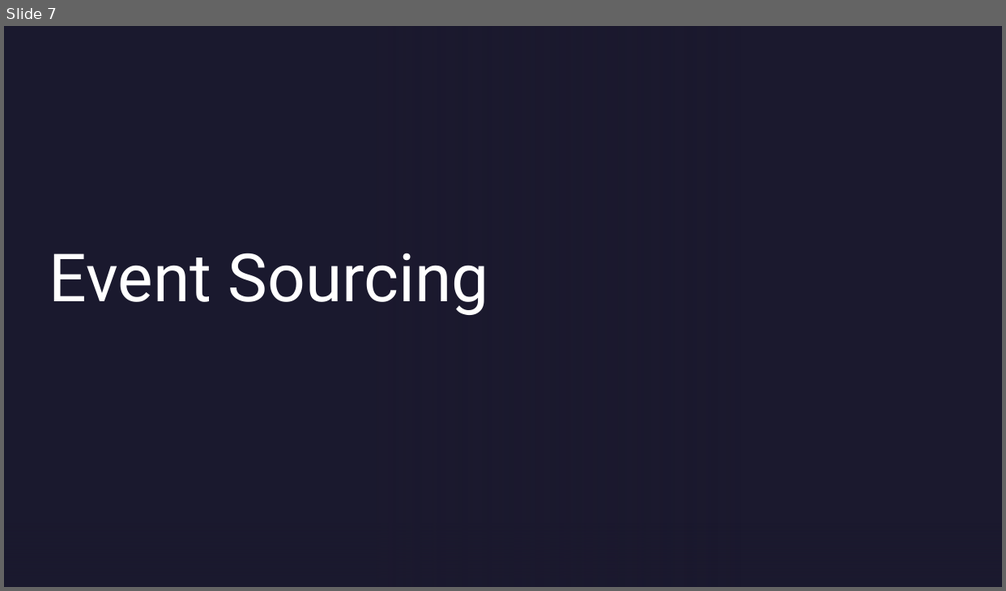
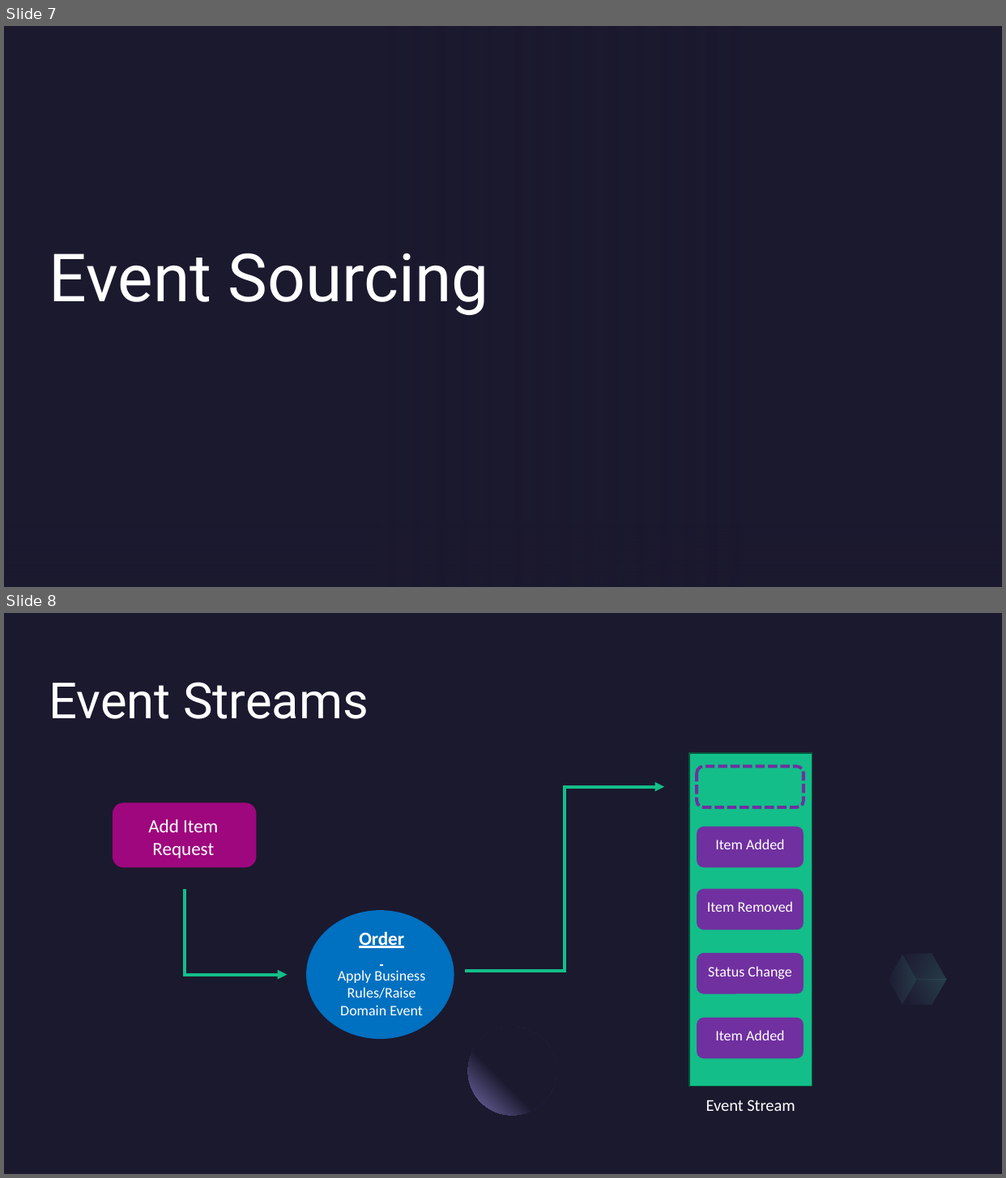
Before and after one commit to reyno120/event-sourcing-in-azure, a slide deck: DDD & Event Sourcing.pptx. Shown one above the other, each under a label of ours: slide 7 before the commit, slides 7 and 8 after it. The pictures are 1006x591 and 1006x1178 pixels, drawn with LibreOffice and Linux fonts; fonts in the diff are those of the drawing; background and template pictures are left out. Boxes give left, top, right and bottom in pixels: in the first picture for what was removed or moved away, otherwise in the second. Text is boxed around its words. In the diff, an @@ line names an element or a change of style, - is before the commit and + after.

```diff
--- a/DDD & Event Sourcing.pptx
+++ b/DDD & Event Sourcing.pptx
@@ slide 8 added at (4, 613, 1002, 1174), background #1B192E @@
@@ text added at (49, 682, 368, 719), 48 pt, text #FFFFFF @@
+Event Streams
@@ rectangle added at (690, 753, 812, 1087), fill #13BE89, outline #08533C 1 pt @@
@@ rounded rectangle added at (697, 766, 803, 807), outline #7030A0 3 pt dashed @@
@@ rounded rectangle added at (113, 803, 256, 867), fill #9F087E @@
@@ elbow arrow added from (465, 972) to (664, 786), #13BE89 3 pt @@
@@ text added at (148, 820, 218, 858), 18 pt, text #FFFFFF @@
+Add Item Request
@@ rounded rectangle added at (697, 826, 803, 867), fill #7030A0 @@
@@ text added at (715, 839, 785, 850), 14 pt, text #FFFFFF @@
+Item Added
@@ elbow arrow added from (185, 889) to (287, 974), #13BE89 3 pt @@
@@ rounded rectangle added at (697, 889, 803, 931), fill #7030A0 @@
@@ text added at (707, 901, 794, 912), 14 pt, text #FFFFFF @@
+Item Removed
@@ ellipse added at (306, 910, 454, 1039), fill #0070C0 @@
@@ text added at (338, 931, 425, 1016), 14 pt, text #FFFFFF @@
+Order
+Apply Business Rules/Raise Domain Event
@@ freeform shape added at (895, 941, 954, 993), fill gradient #2C284A to #5BEFC1 @@
@@ rounded rectangle added at (697, 953, 803, 994), fill #7030A0 @@
@@ text added at (708, 966, 791, 979), 14 pt, text #FFFFFF @@
+Status Change
@@ freeform shape added at (881, 954, 924, 1005), fill gradient #2C284A to #5BEFC1 @@
@@ freeform shape added at (902, 967, 946, 1018), fill gradient #2C284A to #5BEFC1 @@
@@ rounded rectangle added at (697, 1018, 803, 1059), fill #7030A0 @@
@@ ellipse added at (468, 1027, 556, 1115), fill gradient #1B192E to #7771B2 @@
@@ text added at (715, 1030, 785, 1041), 14 pt, text #FFFFFF @@
+Item Added
@@ text added at (706, 1100, 795, 1111), 16 pt, text #FFFFFF @@
+Event Stream
```
Also in this commit, not shown: 2 slides changed, 5 other slides added, 4 slides removed.
